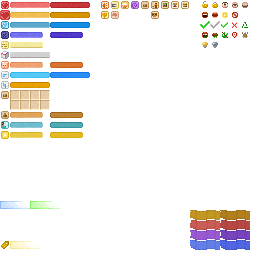
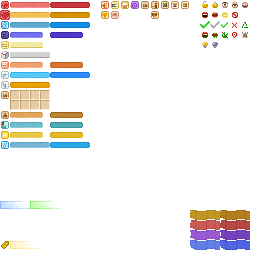
Layers edited between the first and the second 256 x 256 image:
added layer "湿度 - 满" above "湿度 - 空" over left=50, top=142, right=90, bottom=148
added layer "湿度 - 空" above "湿度" over left=10, top=142, right=50, bottom=148
added layer "湿度" above "空气 - 满" over left=1, top=141, right=9, bottom=149
